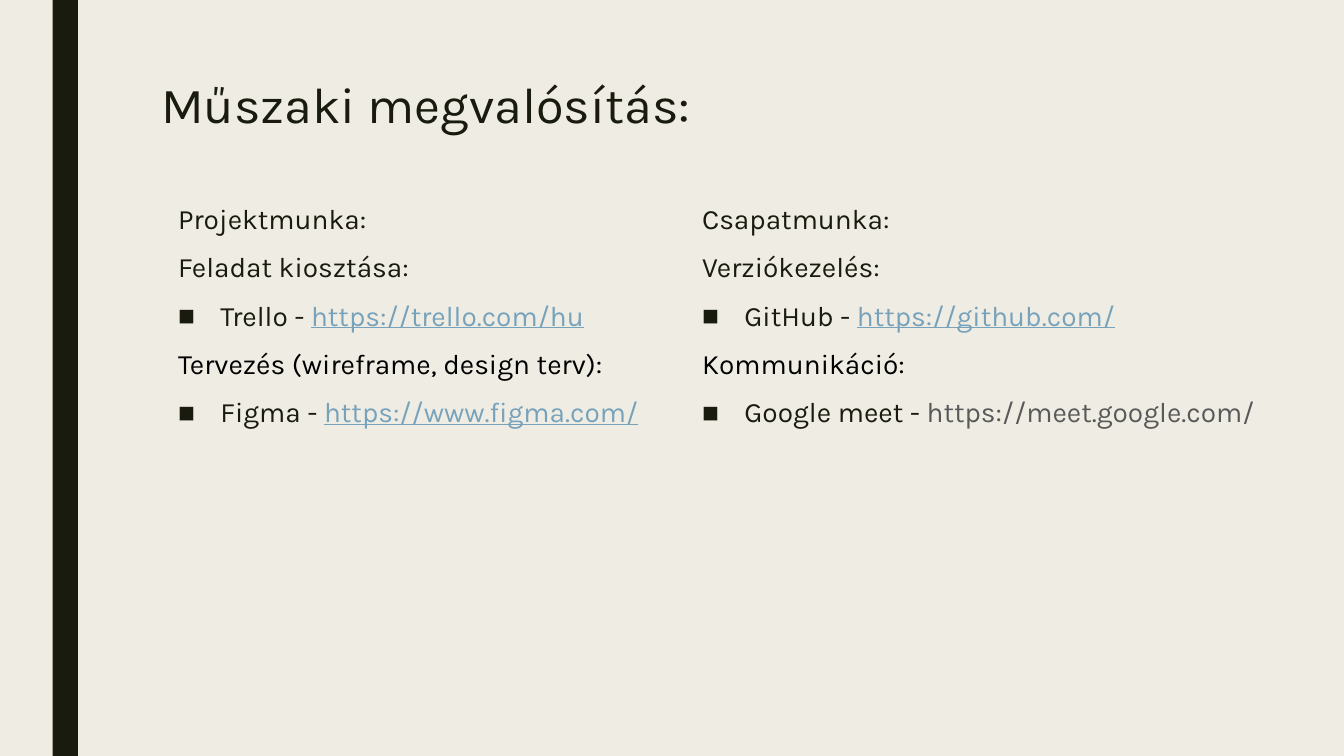
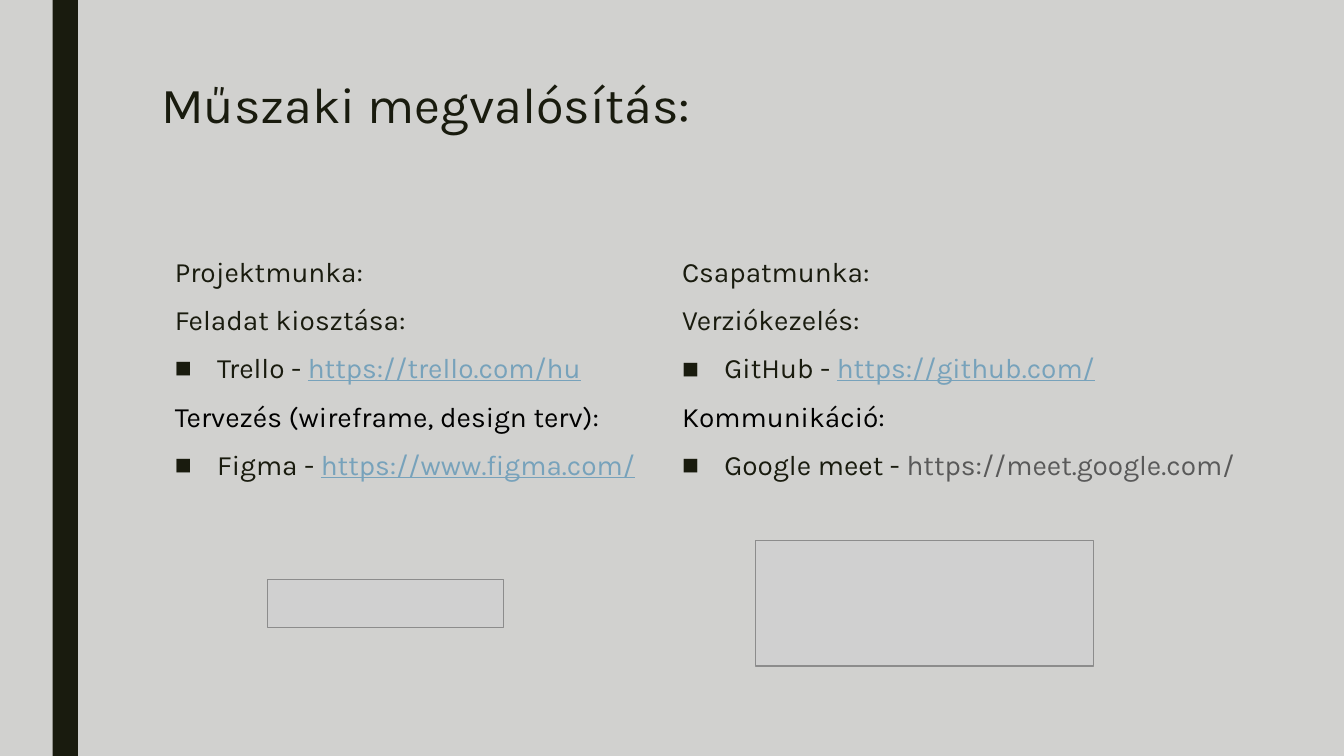
Before and after one commit to trkferi/FlyTech, a slide deck: slide 3 of docs/FlyTech bemutató.pptx. Drawn at 1344x756 pixels with LibreOffice and Linux fonts; fonts in the diff are those of the drawing; grey boxes stand for pictures. Boxes give left, top, right and bottom in pixels: in the first picture for what was removed or moved away, otherwise in the second. Text is boxed around its words. In the diff, an @@ line names an element or a change of style, - is before the commit and + after.

```diff
--- a/docs/FlyTech bemutató.pptx
+++ b/docs/FlyTech bemutató.pptx
@@ background #EFEDE3 to #D1D1CF @@
@@ text "Projektmunka:": place and size @@
-text "Projektmunka:" at <box>178,209,638,429</box>
+text "Projektmunka:" at <box>175,263,635,482</box>
@@ text "Csapatmunka:": place and size @@
-text "Csapatmunka:" at <box>702,210,1255,429</box>
+text "Csapatmunka:" at <box>682,263,1235,482</box>
@@ picture added at <box>755,540,1094,666</box> @@
@@ picture added at <box>267,579,503,627</box> @@
```
Also in this commit, not shown: 2 other slides changed, 17 slides added, 27 other files.
